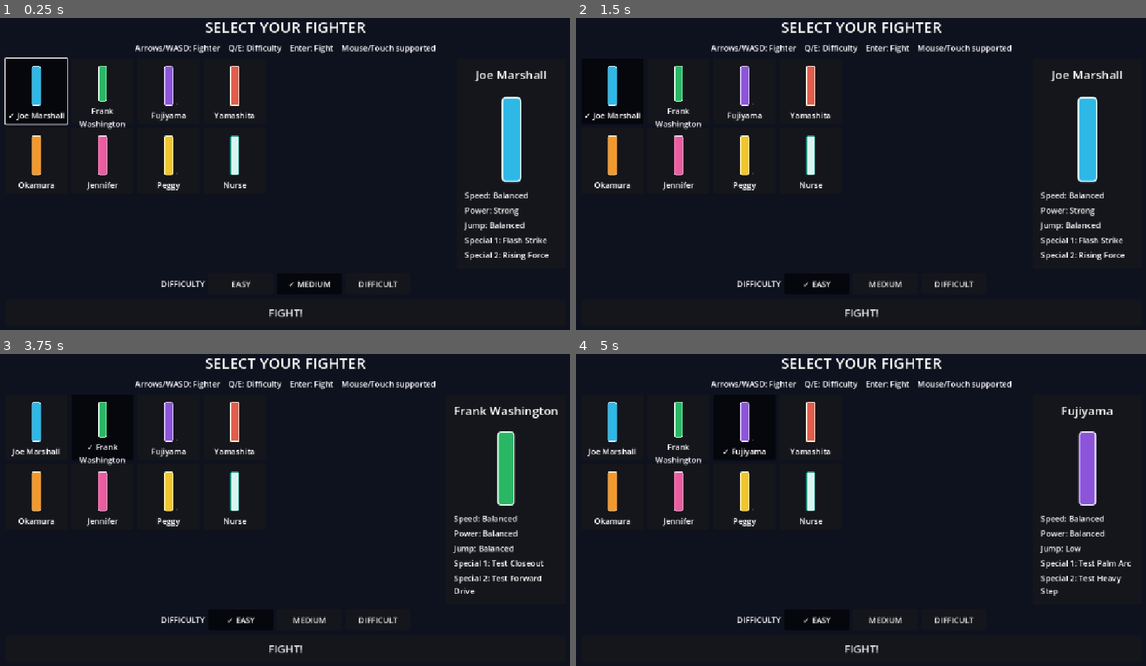
Above: before the commit, frames 1-4 (two rows, left to right).
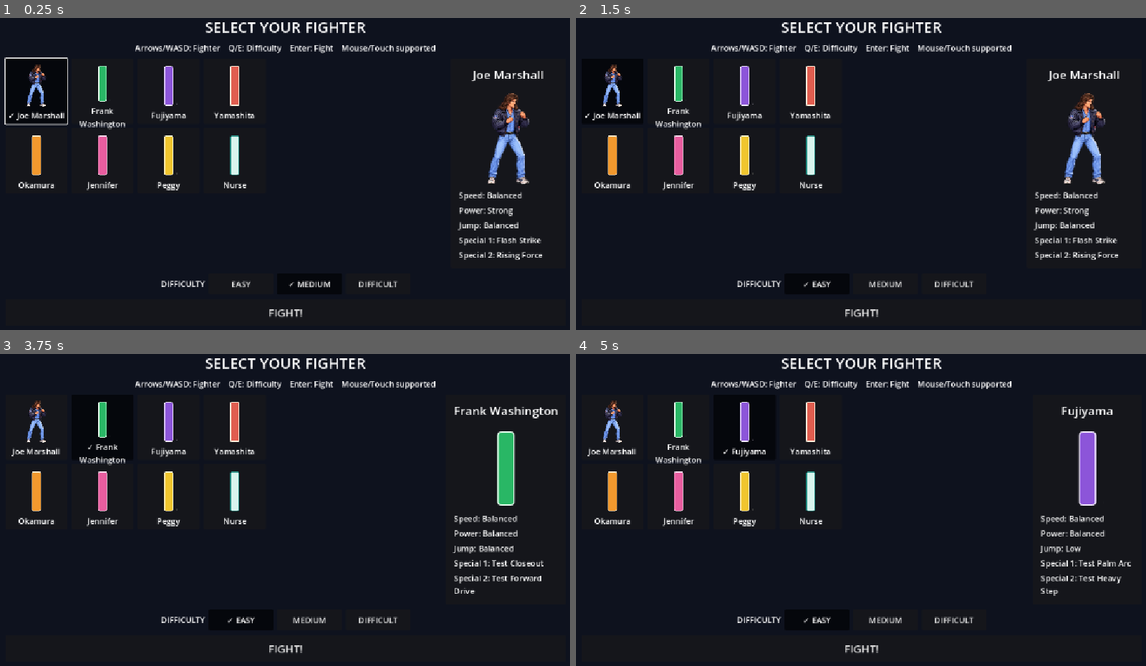
Above: after the commit, the same moments.

Repository: NZach44/Samurai-cop
Game: Godot game, scene res://scenes/ui/character_select.tscn
Same seed, same stepped clock (60 frames per second), same inputs: the game is played once before the commit and once after it.
Inputs (mouse positions are in pixels of both pictures, inside the frame that each line leads up to):
- Up to frame 1 (0.25 s): no input
- Up to frame 2 (1.5 s): click "EASY" at 0.5 s; click "✓ EASY" at 1.25 s
- Up to frame 3 (3.75 s): click "✓ EASY" at 2 s; click (34, 425) at 2.77 s; click (102, 425) at 3.52 s
- Up to frame 4 (5 s): click (747, 425) at 4.27 s

The runs differ from the first frame. In frame 1, 2.8% of the frame differs, in the area x 4-97%, y 14-78%; in frame 2, 2.8%; in frame 3, 0.3%; in frame 4, 0.3%.

Commit message:
joes idle sprite

Diff:
--- a/assets/characters/joe_marshall/joe_marshall_frames.tres
+++ b/assets/characters/joe_marshall/joe_marshall_frames.tres
@@ -1,10 +1,10 @@
-[gd_resource type="SpriteFrames" load_steps=13 format=3]
+[gd_resource type="SpriteFrames" load_steps=16 format=3]
 
 [ext_resource type="Texture2D" path="res://assets/characters/joe_marshall/placeholder_sheet.svg" id="1_sheet"]
-
-[sub_resource type="AtlasTexture" id="AtlasTexture_idle"]
-atlas = ExtResource("1_sheet")
-region = Rect2(0, 0, 48, 128)
+[ext_resource type="Texture2D" path="res://assets/characters/joe_marshall/sprites/idle/idle_001.png" id="2_idle_001"]
+[ext_resource type="Texture2D" path="res://assets/characters/joe_marshall/sprites/idle/idle_002.png" id="3_idle_002"]
+[ext_resource type="Texture2D" path="res://assets/characters/joe_marshall/sprites/idle/idle_003.png" id="4_idle_003"]
+[ext_resource type="Texture2D" path="res://assets/characters/joe_marshall/sprites/idle/idle_004.png" id="5_idle_004"]
 
 [sub_resource type="AtlasTexture" id="AtlasTexture_walk"]
 atlas = ExtResource("1_sheet")
@@ -63,10 +63,22 @@
 "name": &"hurt",
 "speed": 8.0
 }, {
-"frames": [{"duration": 1.0, "texture": SubResource("AtlasTexture_idle")}],
+"frames": [{
+"duration": 1.0,
+"texture": ExtResource("2_idle_001")
+}, {
+"duration": 1.0,
+"texture": ExtResource("3_idle_002")
+}, {
+"duration": 1.0,
+"texture": ExtResource("4_idle_003")
+}, {
+"duration": 1.0,
+"texture": ExtResource("5_idle_004")
+}],
 "loop": true,
 "name": &"idle",
-"speed": 5.0
+"speed": 6.0
 }, {
 "frames": [{"duration": 1.0, "texture": SubResource("AtlasTexture_jump")}],
 "loop": false,
Binary file added: assets/characters/joe_marshall/design/joe_canonical_design.png
Not shown, added: assets/characters/joe_marshall/design/joe_canonical_design.png.import
Binary file added: assets/characters/joe_marshall/sprites/idle/idle_001.png
Not shown, added: assets/characters/joe_marshall/sprites/idle/idle_001.png.import
Binary file added: assets/characters/joe_marshall/sprites/idle/idle_002.png
Not shown, added: assets/characters/joe_marshall/sprites/idle/idle_002.png.import
Binary file added: assets/characters/joe_marshall/sprites/idle/idle_003.png
Not shown, added: assets/characters/joe_marshall/sprites/idle/idle_003.png.import
Binary file added: assets/characters/joe_marshall/sprites/idle/idle_004.png
Not shown, added: assets/characters/joe_marshall/sprites/idle/idle_004.png.import
Not shown, changed: assets/characters/joe_marshall/README.md
Not shown, added: assets/characters/joe_marshall/SPRITE_MANIFEST.md
(and 1 more such lines)
